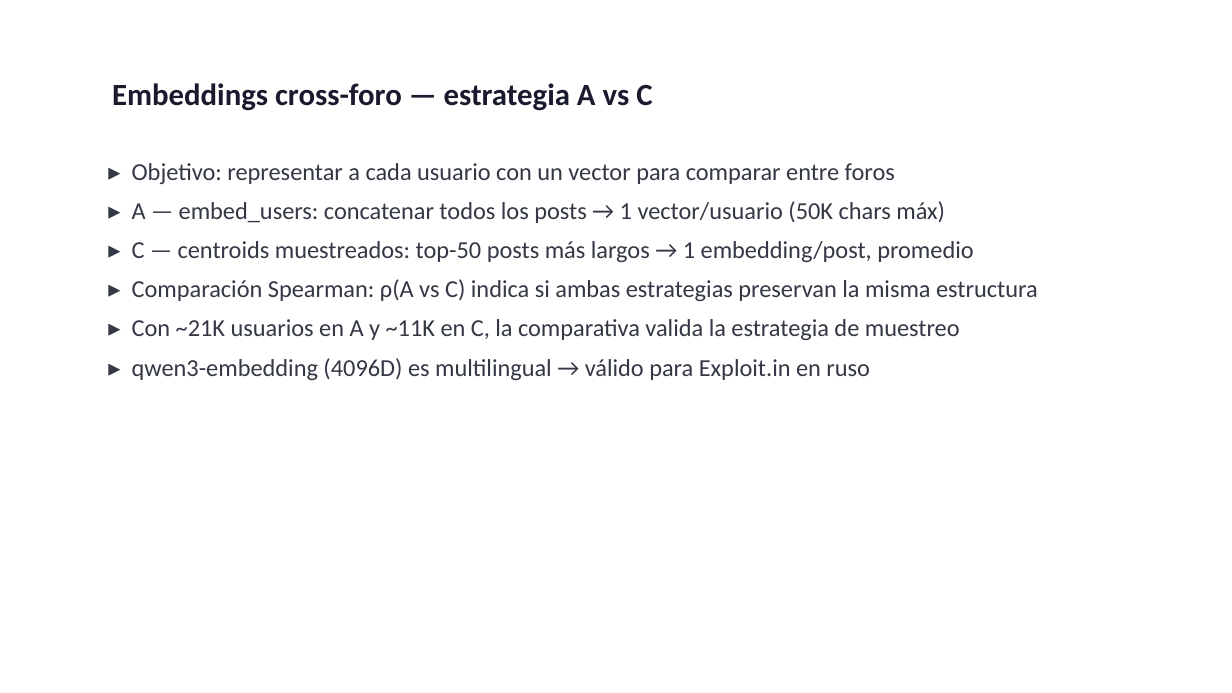
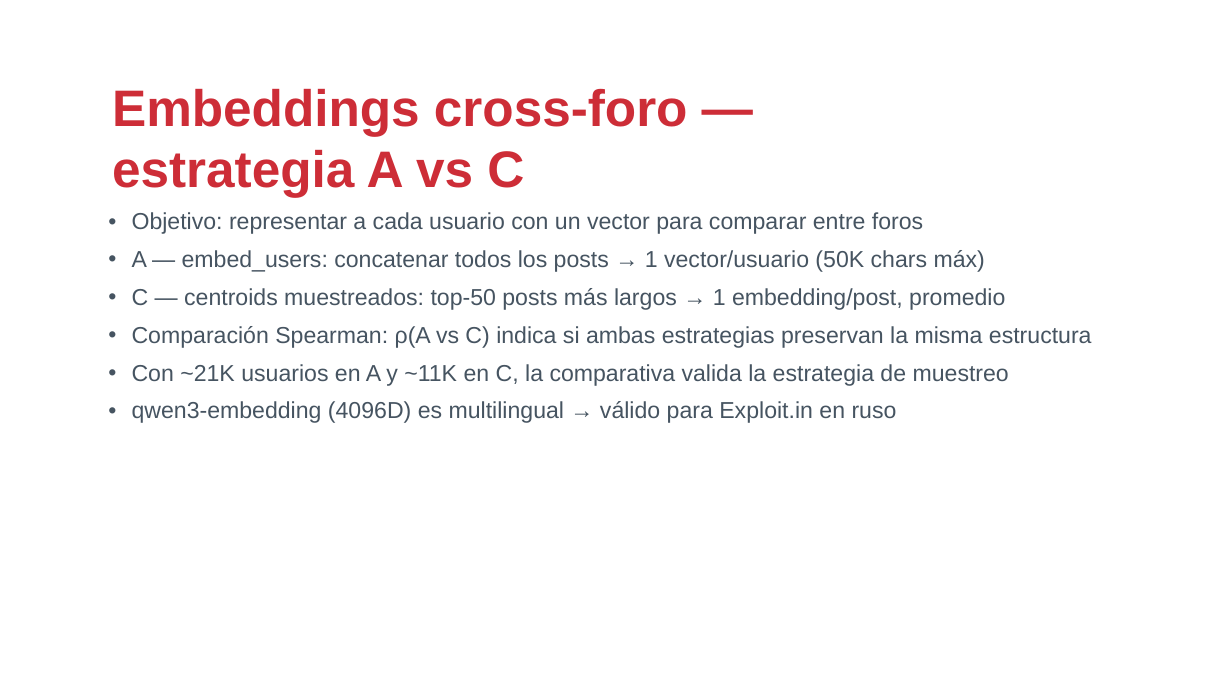
Before and after one commit to drj3ky11/FearOfTheDark, a slide deck: slide 16 of HackingForums/csbc26_caso_hackingforums.pptx. Drawn at 1232x693 pixels with LibreOffice and Linux fonts; fonts in the diff are those of the drawing; background and template pictures are left out. Boxes give left, top, right and bottom in pixels: in the first picture for what was removed or moved away, otherwise in the second. Text is boxed around its words. In the diff, an @@ line names an element or a change of style, - is before the commit and + after.

```diff
--- a/HackingForums/csbc26_caso_hackingforums.pptx
+++ b/HackingForums/csbc26_caso_hackingforums.pptx
@@ text "Embeddings cross-foro — estrategia A ..." at box(112, 89, 688, 198): size 24 to 40 pt, font Calibri to Arial, text colour #1A1A2E to #CD2D37 @@
@@ text at box(132, 212, 1092, 423): text changed; size 19 to 18 pt; font Calibri to Arial; text colour #333844 to #465461 @@
-▸ Objetivo: representar a cada usuario con un vector para comparar entre foros
-▸ A — embed_users: concatenar todos los posts → 1 vector/usuario (50K chars máx)
-▸ C — centroids muestreados: top-50 posts más largos → 1 embedding/post, promedio
-▸ Comparación Spearman: ρ(A vs C) indica si ambas estrategias preservan la misma estructura
-▸ Con ~21K usuarios en A y ~11K en C, la comparativa valida la estrategia de muestreo
-▸ qwen3-embedding (4096D) es multilingual → válido para Exploit.in en ruso
+• Objetivo: representar a cada usuario con un vector para comparar entre foros
+• A — embed_users: concatenar todos los posts → 1 vector/usuario (50K chars máx)
+• C — centroids muestreados: top-50 posts más largos → 1 embedding/post, promedio
+• Comparación Spearman: ρ(A vs C) indica si ambas estrategias preservan la misma estructura
+• Con ~21K usuarios en A y ~11K en C, la comparativa valida la estrategia de muestreo
+• qwen3-embedding (4096D) es multilingual → válido para Exploit.in en ruso
```
Also in this commit, not shown: 20 other slides changed, 7 other files.
